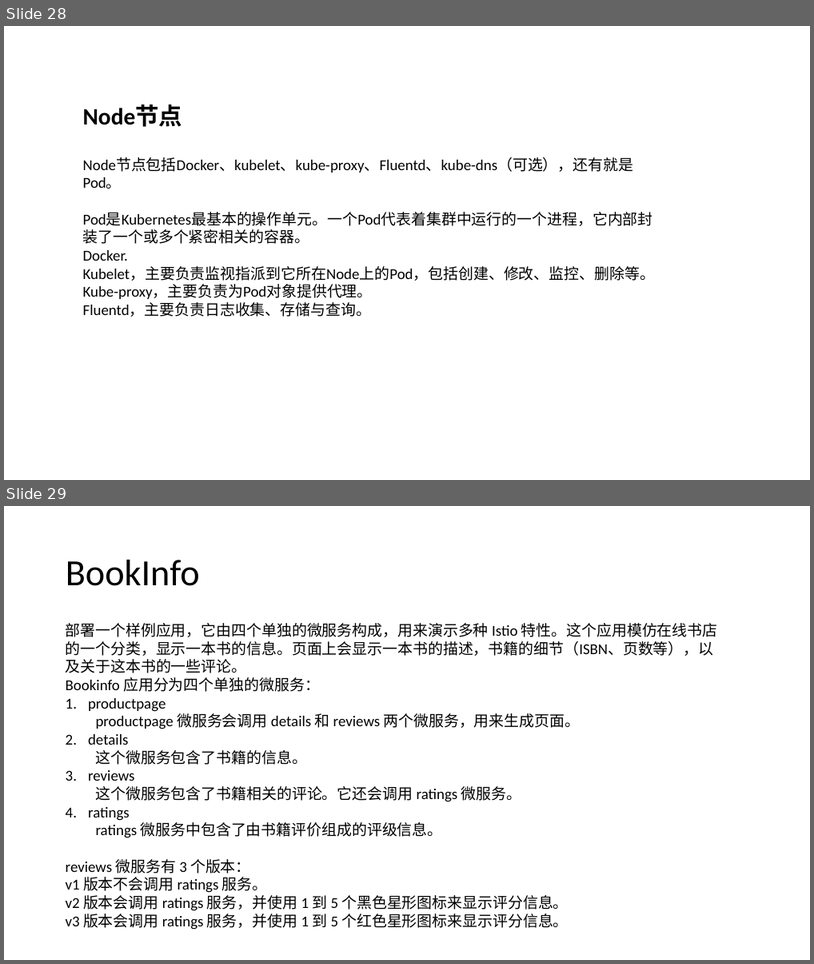
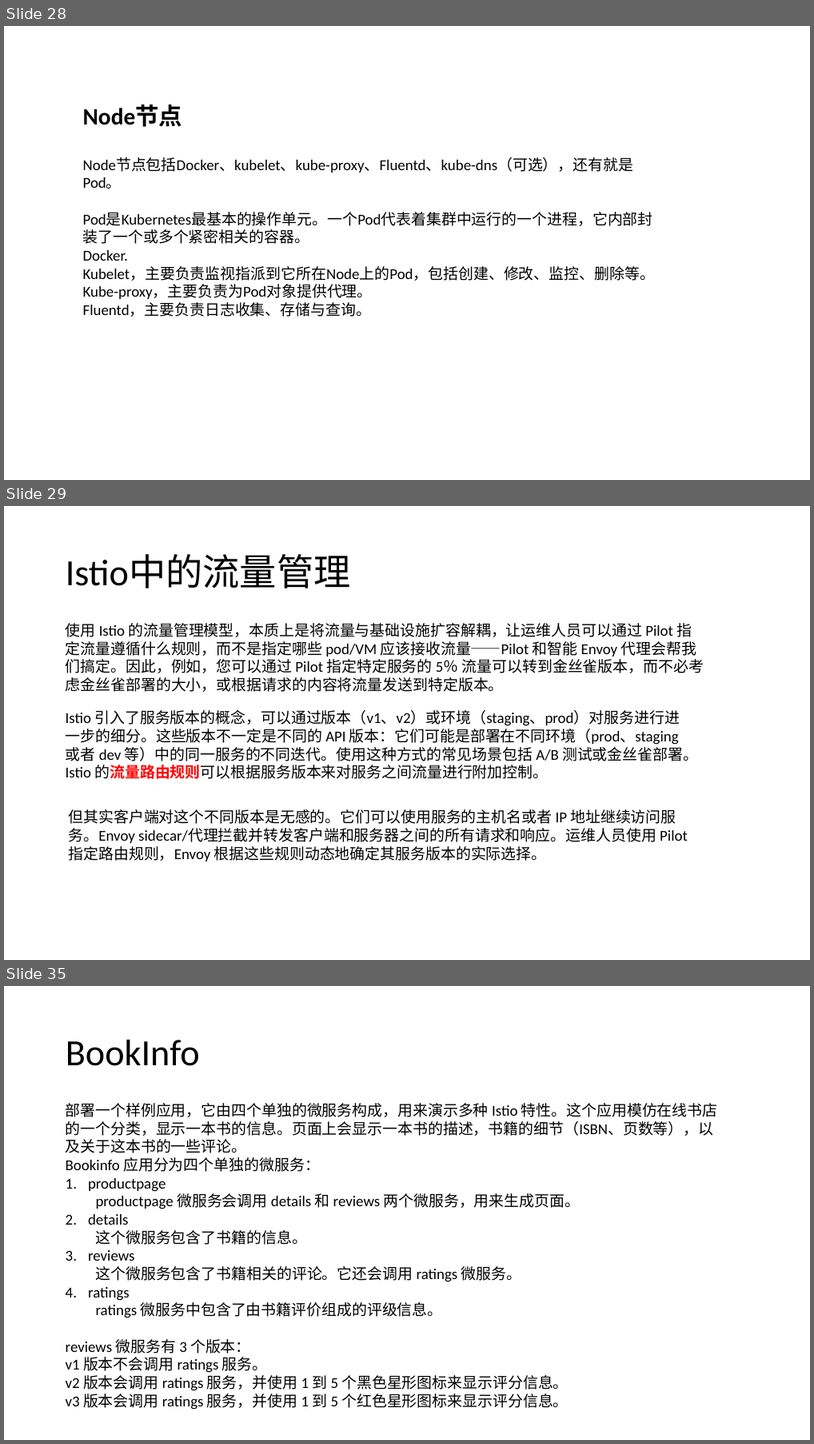
Before and after one commit to shanyao19940801/BookeNote, a slide deck: ServiceMesh/file/ServiceMesh.pptx. Shown one above the other, each under a label of ours: slides 28 and 29 before the commit, slides 28, 29 and 35 after it; the slides between them are not shown. The pictures are 814x964 and 814x1444 pixels, drawn with LibreOffice and Linux fonts; fonts in the diff are those of the drawing. Boxes give left, top, right and bottom in pixels: in the first picture for what was removed or moved away, otherwise in the second. Text is boxed around its words. In the diff, an @@ line names an element or a change of style, - is before the commit and + after.

```diff
--- a/ServiceMesh/file/ServiceMesh.pptx
+++ b/ServiceMesh/file/ServiceMesh.pptx
@@ slide 29 added at (4, 506, 810, 960), background #FFFFFF @@
@@ title added at (66, 555, 351, 588), 44 pt, text #000000 @@
+Istio中的流量管理
@@ text added at (66, 623, 704, 692), 18 pt, text #000000 @@
+使用 Istio 的流量管理模型，本质上是将流量与基础设施扩容解耦，让运维人员可以通过 Pilot 指定流量遵循什么规则，而不是指定哪些 pod/VM 应该接收流量——Pilot 和智能 Envoy 代理会帮我们搞定。因此，例如，您可以通过 Pilot 指定特定服务的 5％ 流量可以转到金丝雀版本，而不必考虑金丝雀部署的大小，或根据请求的内容将流量发送到特定版本。
@@ text added at (66, 710, 698, 779), 18 pt, text #000000 @@
+Istio 引入了服务版本的概念，可以通过版本（v1、v2）或环境（staging、prod）对服务进行进一步的细分。这些版本不一定是不同的 API 版本：它们可能是部署在不同环境（prod、staging 或者 dev 等）中的同一服务的不同迭代。使用这种方式的常见场景包括 A/B 测试或金丝雀部署。Istio 的流量路由规则可以根据服务版本来对服务之间流量进行附加控制。
@@ text added at (69, 809, 688, 861), 18 pt, text #000000 @@
+但其实客户端对这个不同版本是无感的。它们可以使用服务的主机名或者 IP 地址继续访问服务。Envoy sidecar/代理拦截并转发客户端和服务器之间的所有请求和响应。运维人员使用 Pilot 指定路由规则，Envoy 根据这些规则动态地确定其服务版本的实际选择。
@@ what was slide 29 is now slide 35 @@
```
Also in this commit, not shown: 3 slides changed, 5 other slides added, 13 other files.
